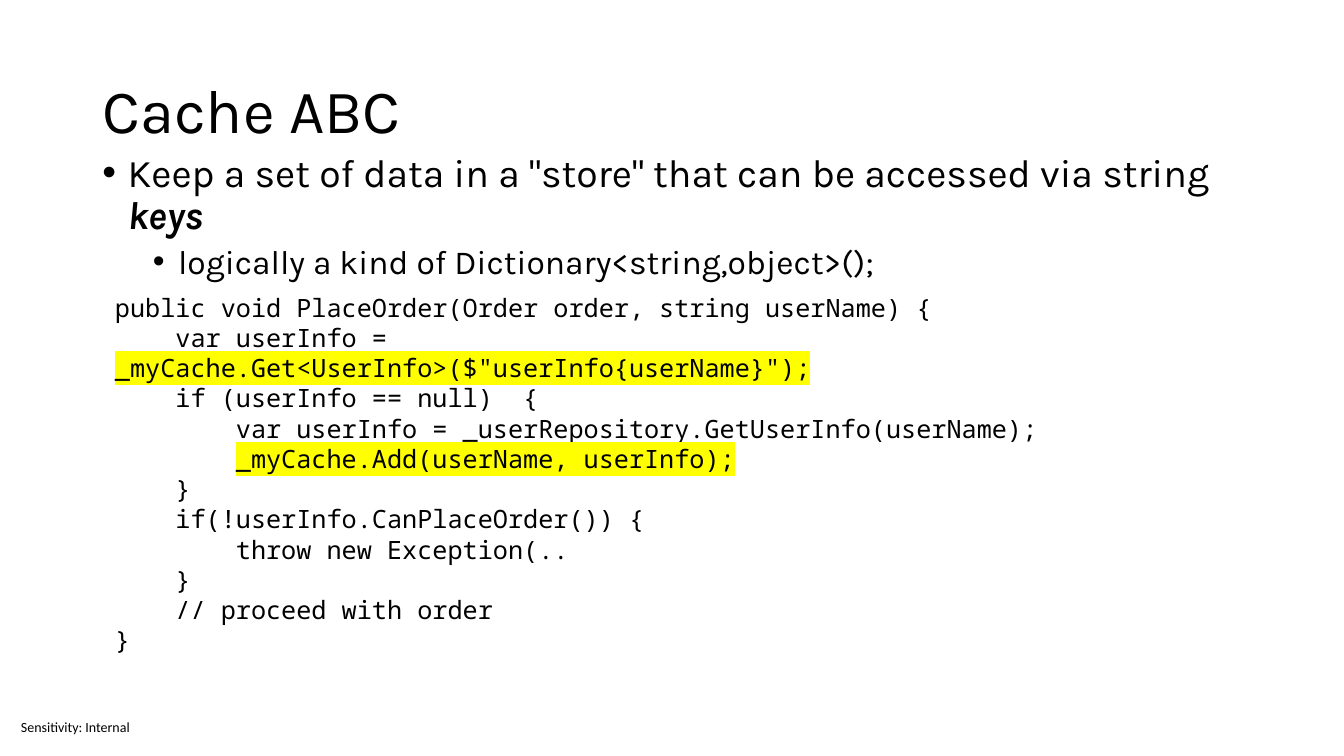
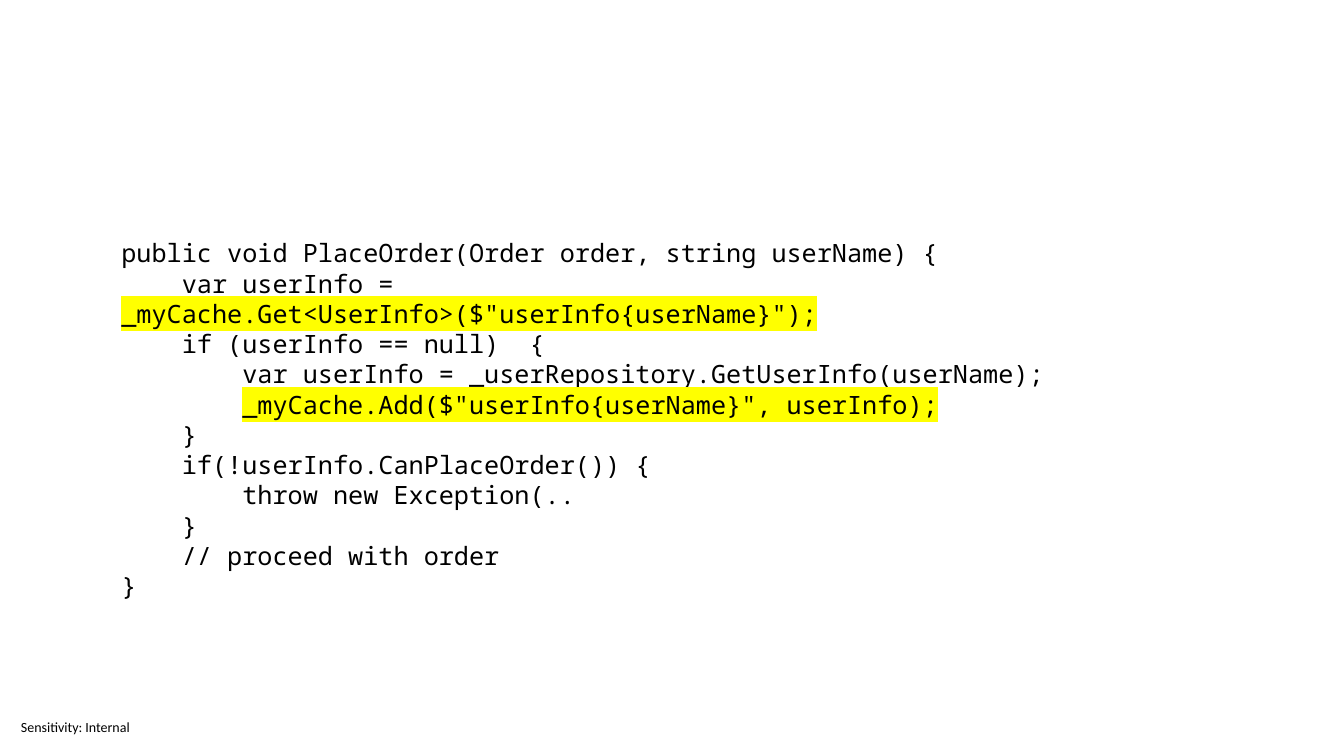
Before and after one commit to sabbadino/cache-like-a-pro-fusion-cache, a slide deck: slide 4 of cache-like-a-pro.pptx. Drawn at 1344x756 pixels with LibreOffice and Linux fonts; fonts in the diff are those of the drawing. Boxes give left, top, right and bottom in pixels: in the first picture for what was removed or moved away, otherwise in the second. Text is boxed around its words. In the diff, an @@ line names an element or a change of style, - is before the commit and + after.

```diff
--- a/cache-like-a-pro.pptx
+++ b/cache-like-a-pro.pptx
@@ title removed at box(102, 91, 400, 134) @@
-Cache ABC
@@ text removed at box(128, 160, 1209, 283) @@
-• Keep a set of data in a "store" that can be accessed via string keys
-  • logically a kind of Dictionary<string,object>();
@@ text "public void PlaceOrder(Order order, string ...": place and size @@
-text "public void PlaceOrder(Order order, string ..." at box(115, 298, 1038, 625)
+text "public void PlaceOrder(Order order, string ..." at box(121, 243, 1044, 571)
@@ text at box(242, 394, 938, 420): text changed @@
-_myCache.Add(userName, userInfo);
+_myCache.Add($"userInfo{userName}", userInfo);
```
Also in this commit, not shown: 1 other slide changed, 2 slides added, 2 other files.
